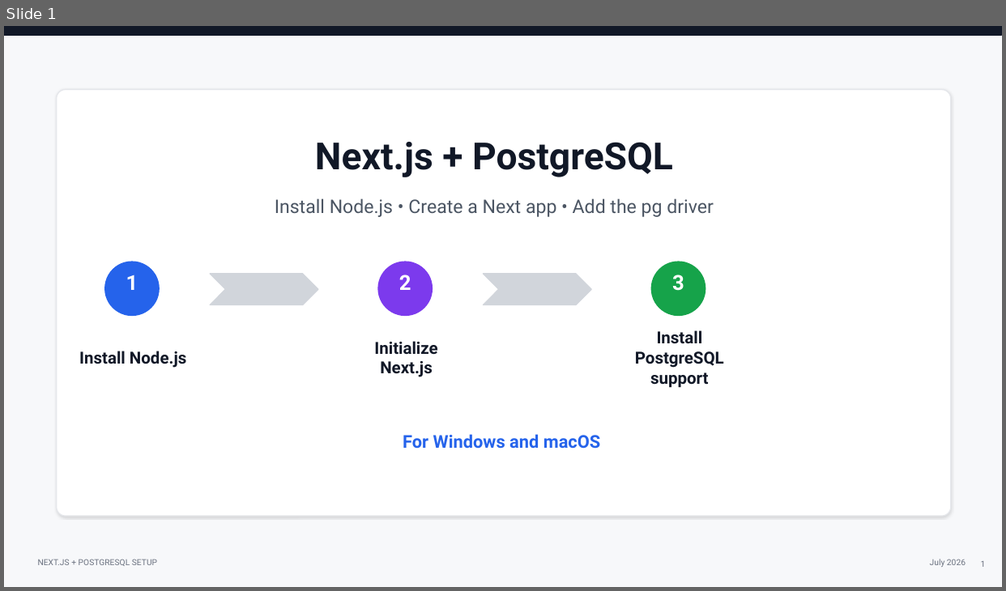
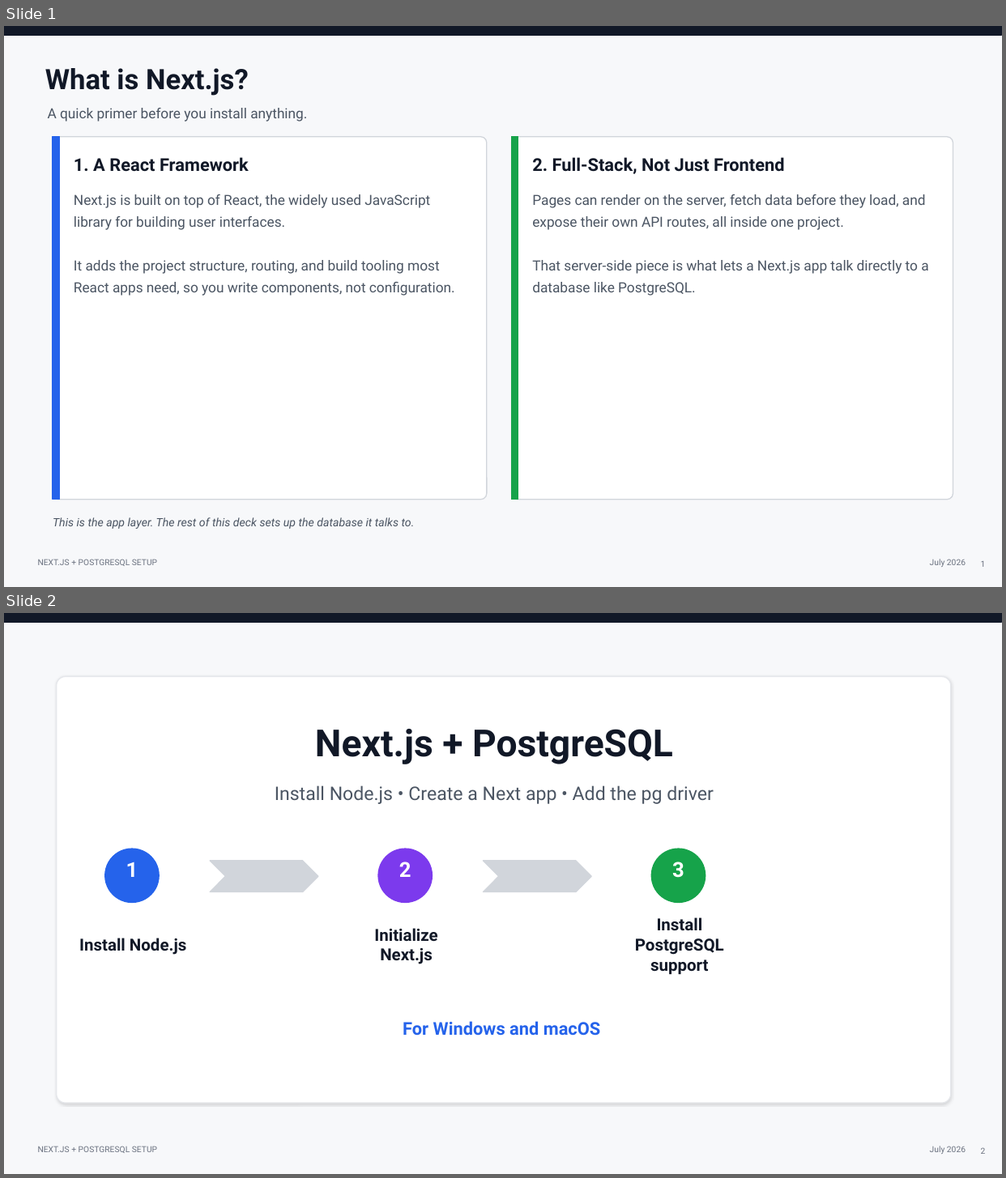
Before and after one commit to watswat5/DBToolTalk, a slide deck: nextjs_postgresql_setup_updated.pptx. Shown one above the other, each under a label of ours: slide 1 before the commit, slides 1 and 2 after it. The pictures are 1006x591 and 1006x1178 pixels, drawn with LibreOffice and Linux fonts; fonts in the diff are those of the drawing. Boxes give left, top, right and bottom in pixels: in the first picture for what was removed or moved away, otherwise in the second. Text is boxed around its words. In the diff, an @@ line names an element or a change of style, - is before the commit and + after.

```diff
--- a/nextjs_postgresql_setup_updated.pptx
+++ b/nextjs_postgresql_setup_updated.pptx
@@ slide 1 added at (x1=4, y1=26, x2=1002, y2=587), background #F7F8FA; not listed: 3 template elements that a slide beside it also shows @@
@@ text added at (x1=45, y1=68, x2=249, y2=96), 27 pt, text #111827, bold @@
+What is Next.js?
@@ text added at (x1=48, y1=108, x2=307, y2=122), 13.5 pt, text #4B5563 @@
+A quick primer before you install anything.
@@ rounded rectangle added at (x1=53, y1=137, x2=487, y2=500), fill #FFFFFF, outline #D1D5DB 1 pt @@
@@ rectangle added at (x1=53, y1=137, x2=59, y2=500), fill #2563EB, outline #2563EB 1 pt @@
@@ rounded rectangle added at (x1=512, y1=137, x2=953, y2=500), fill #FFFFFF, outline #D1D5DB 1 pt @@
@@ rectangle added at (x1=512, y1=137, x2=518, y2=500), fill #16A34A, outline #16A34A 1 pt @@
@@ text added at (x1=74, y1=157, x2=249, y2=172), 17 pt, text #111827, bold @@
+1. A React Framework
@@ text added at (x1=532, y1=157, x2=785, y2=174), 17 pt, text #111827, bold @@
+2. Full-Stack, Not Just Frontend
@@ text added at (x1=74, y1=194, x2=455, y2=296), 13.5 pt, text #4B5563 @@
+Next.js is built on top of React, the widely used JavaScript library for building user interfaces.
+It adds the project structure, routing, and build tooling most React apps need, so you write components, not configuration.
@@ text added at (x1=532, y1=194, x2=928, y2=296), 13.5 pt, text #4B5563 @@
+Pages can render on the server, fetch data before they load, and expose their own API routes, all inside one project.
+That server-side piece is what lets a Next.js app talk directly to a database like PostgreSQL.
@@ text added at (x1=53, y1=518, x2=415, y2=529), 11 pt, text #4B5563, italic @@
+This is the app layer. The rest of this deck sets up the database it talks to.
@@ page number added at (x1=981, y1=561, x2=986, y2=567), 8 pt, text #6B7280 @@
+1
@@ what was slide 1 is now slide 2 @@
@@ page number at (x1=981, y1=1148, x2=986, y2=1154): text changed @@
-1
+2
```
Also in this commit, not shown: 1 slide changed.
